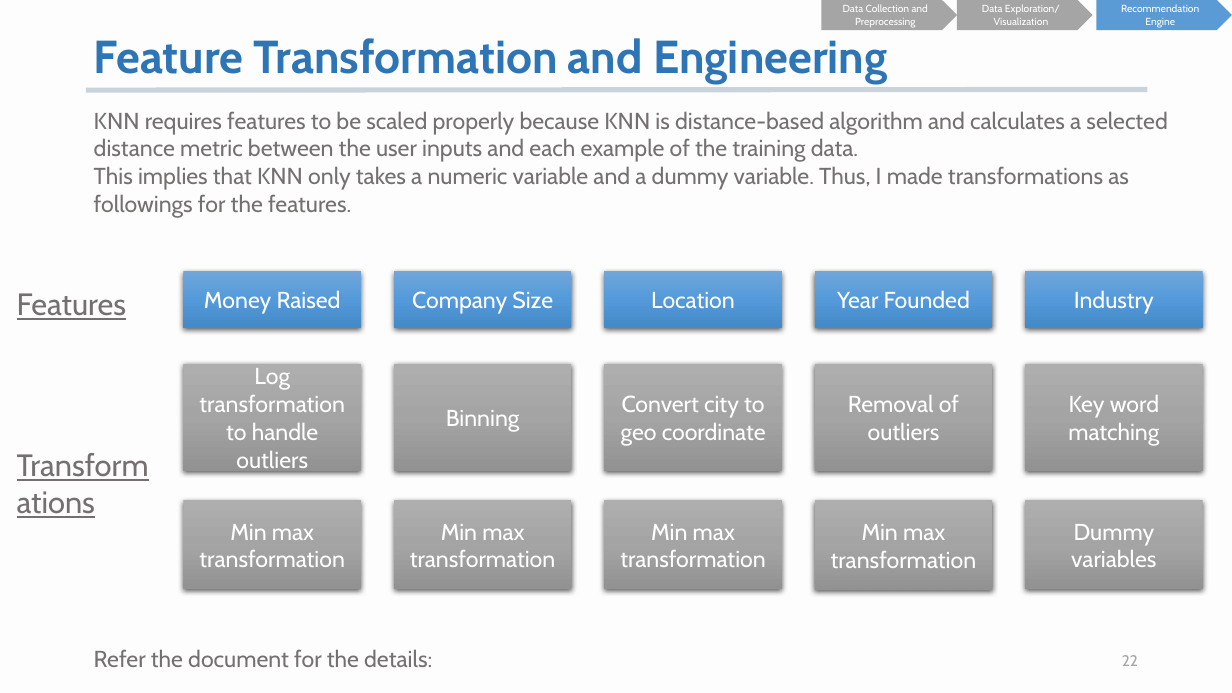
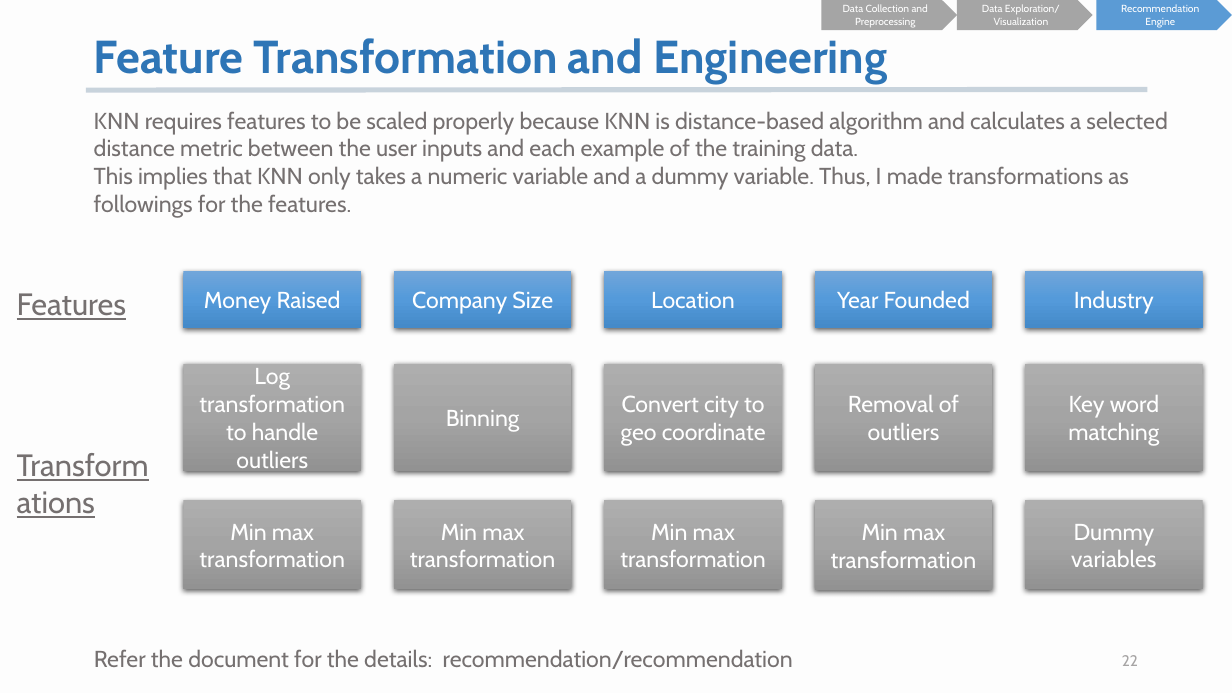
Before and after one commit to K-AlfredIwasaki/job_hunting_made_easy, a slide deck: slide 22 of startup_db_recommendation.pptx. Drawn at 1232x693 pixels with LibreOffice and Linux fonts; fonts in the diff are those of the drawing. Boxes give left, top, right and bottom in pixels: in the first picture for what was removed or moved away, otherwise in the second. Text is boxed around its words. In the diff, an @@ line names an element or a change of style, - is before the commit and + after.

```diff
--- a/startup_db_recommendation.pptx
+++ b/startup_db_recommendation.pptx
@@ text at <box>94,649,793,669</box>: text changed @@
-Refer the document for the details:
+Refer the document for the details: recommendation/recommendation
```
Also in this commit, not shown: 8 other slides changed, 2 slides removed, 4 other files.
